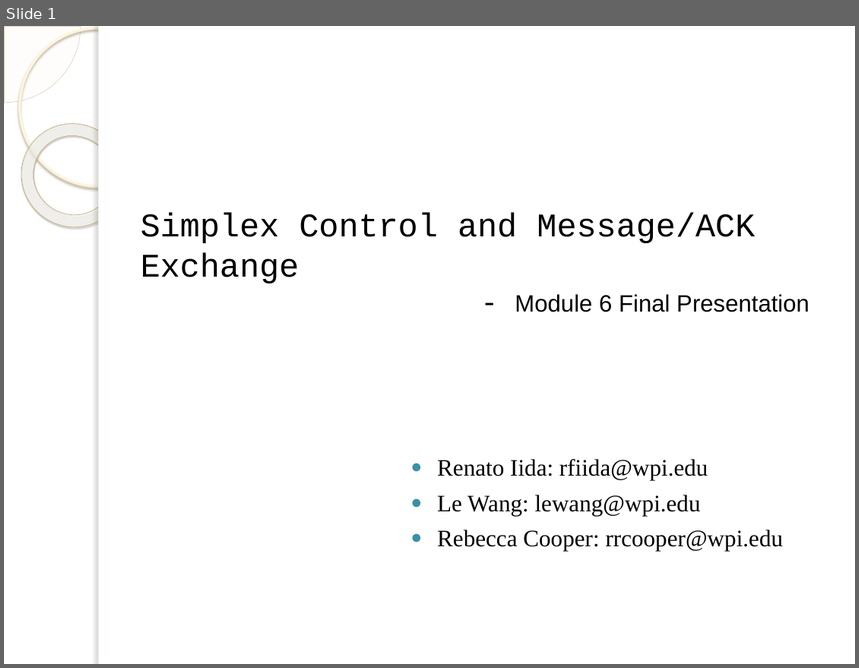
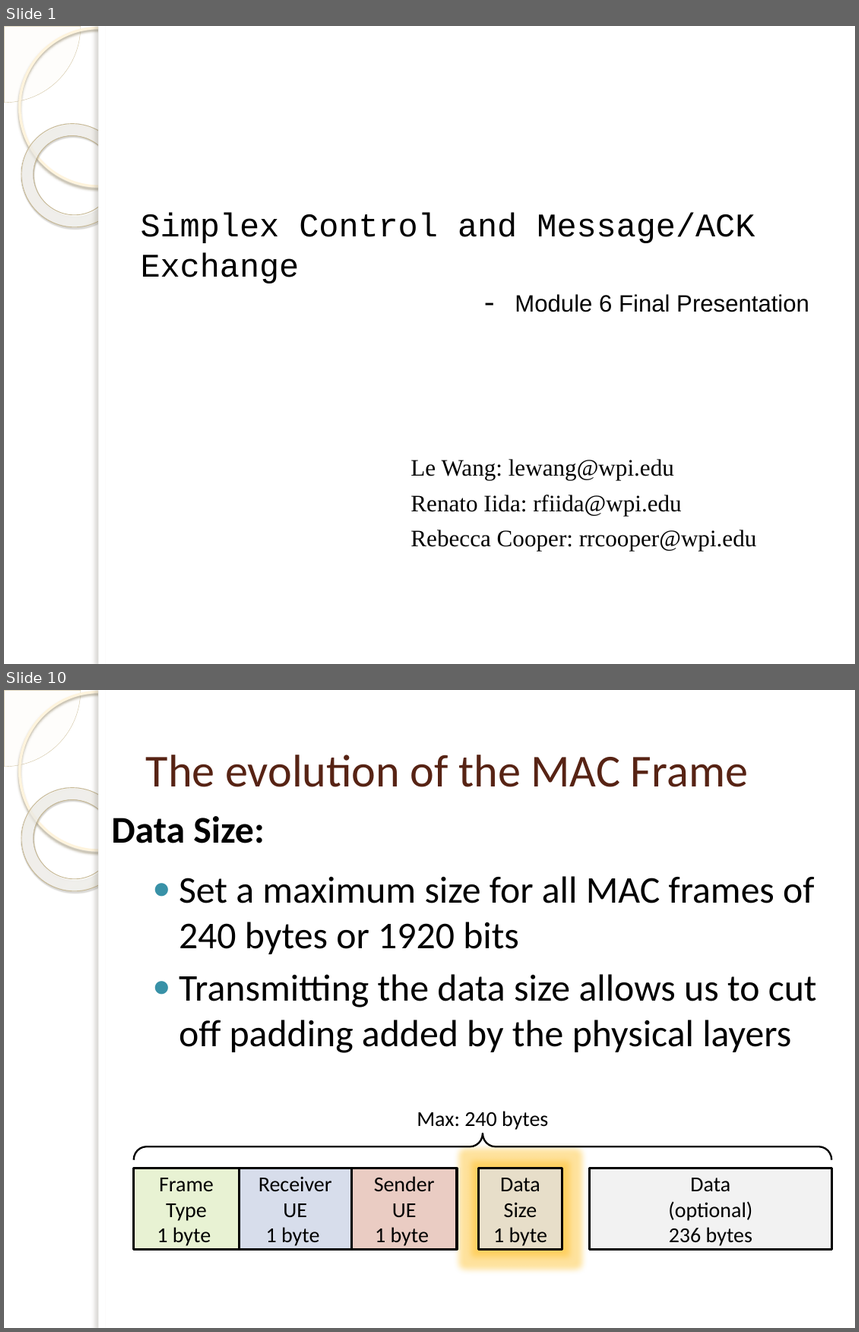
Before and after one commit to isamubr/ece405group6, a slide deck: 4305 Final Presentation.pptx. Shown one above the other, each under a label of ours: slide 1 before the commit, slides 1 and 10 after it; the slides between them are not shown. The pictures are 859x668 and 859x1332 pixels, drawn with LibreOffice and Linux fonts; fonts in the diff are those of the drawing; background and template pictures are left out. Boxes give left, top, right and bottom in pixels: in the first picture for what was removed or moved away, otherwise in the second. Text is boxed around its words. In the diff, an @@ line names an element or a change of style, - is before the commit and + after.

```diff
--- a/4305 Final Presentation.pptx
+++ b/4305 Final Presentation.pptx
@@ slide 10 added at [4,690,855,1328], background picture (left out); not listed: 5 template elements that a slide beside it also shows @@
@@ title added at [146,755,748,787], 38.7 pt, text #572314 @@
+The evolution of the MAC Frame
@@ text added at [111,816,264,844], 32 pt, text #000000, bold @@
+Data Size:
@@ text added at [179,876,817,1053], 32 pt, text #000000 @@
+● Set a maximum size for all MAC frames of 240 bytes or 1920 bits
+● Transmitting the data size allows us to cut off padding added by the physical layers
@@ text added at [417,1111,548,1130], 18 pt, text #000000 @@
+Max: 240 bytes
@@ left brace added at [134,1134,832,1160], outline #000000 1.5 pt @@
@@ rectangle added at [133,1168,239,1249], fill #E8F2D3, outline #000000 2 pt, 18 pt, text #000000 @@
+Frame Type
+1 byte
@@ rectangle added at [239,1168,351,1249], fill #D7DDEB, outline #000000 2 pt, 18 pt, text #000000 @@
+Receiver UE
+1 byte
@@ rectangle added at [351,1168,457,1249], fill #EACCC3, outline #000000 2 pt, 18 pt, text #000000 @@
+Sender UE
+1 byte
@@ rectangle added at [479,1168,563,1249], fill #E7DEC9, outline #000000 2 pt, 18 pt, text #000000 @@
+Data Size
+1 byte
@@ rectangle added at [590,1168,832,1249], fill #F2F2F2, outline #000000 2 pt, 18 pt, text #000000 @@
+Data
+(optional)
+236 bytes
@@ slide 1 changed as well @@
@@ text at [411,459,674,480]: paragraph added @@
+Le Wang: lewang@wpi.edu
@@ text at [411,495,757,551]: bullet ● to none @@
@@ text at [437,495,701,515]: paragraph removed @@
-● Le Wang: lewang@wpi.edu
```
Also in this commit, not shown: 3 other slides changed, 15 other slides added, 4 slides removed.
